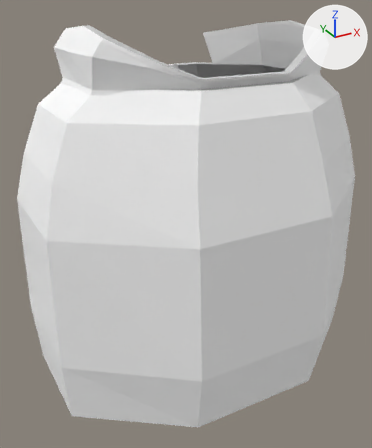
Two versions of the OBJ model Models/person_fat_jacket.obj, one commit apart.
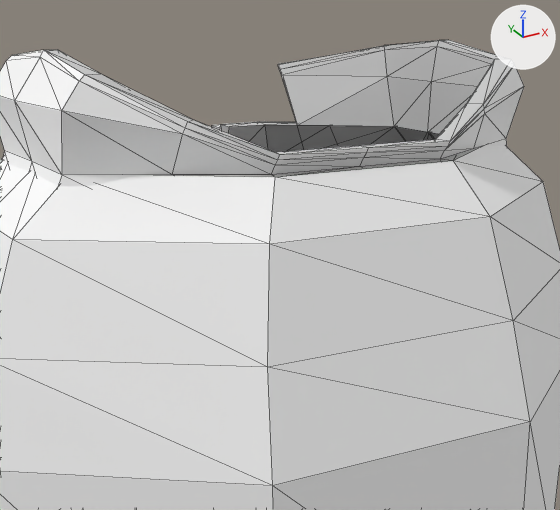
Each version appears first whole from a 50 mm lens placed at (-0.445, -0.772, 0.817), pointed at (-0.022, -0.002, 0.432), and next in a close-up on the part from 16% to 93% of the width and 0% to 58% of the height. Arrows for +X, +Y and +Z are at upper right; the lights stay in place. The last two pictures show the newer version. The close-ups show mesh edges as thin lines. Where no turn or scale is listed for an object, it has been applied to the vertices.

In view in the first close-up: 'person_fat_jacket'.
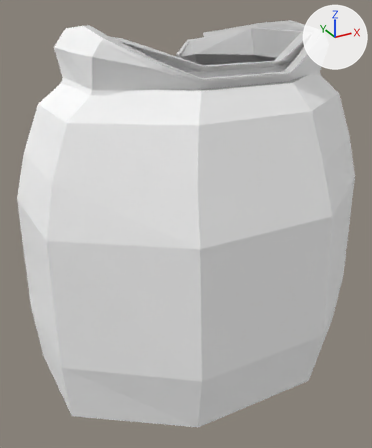
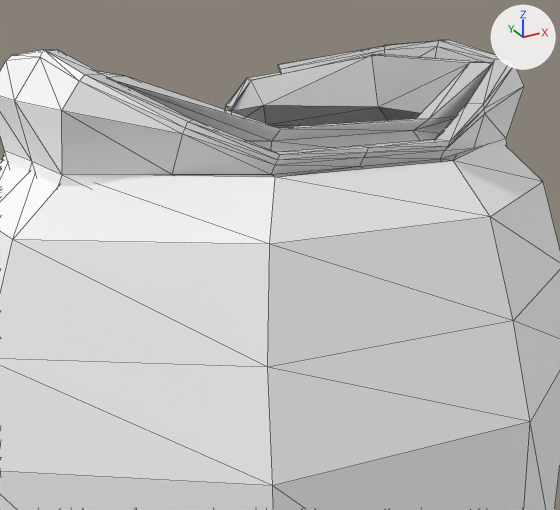
Location of each change, (x1, y1, x2, y2) in pixels of the close-ups (560 x 510 px):
part 1 of me_person_fat_jacket, added: after (97, 54, 492, 152)

The change in detail:
me_person_fat_jacket is used by ob_person_fat_jacket; location (0.0, 0.0, 0.0).
me_person_fat_jacket had 404 vertices, 780 faces and spanned x -0.301..0.301, y -0.235..0.249, z 0.17..0.78.
me_person_fat_jacket now has 484 vertices, 936 faces and spans x -0.301..0.301, y -0.235..0.249, z 0.17..0.78.
me_person_fat_jacket part 1: a new loose piece of 80 vertices spanning x -0.213..0.213, y -0.142..0.165, z 0.68..0.765.
